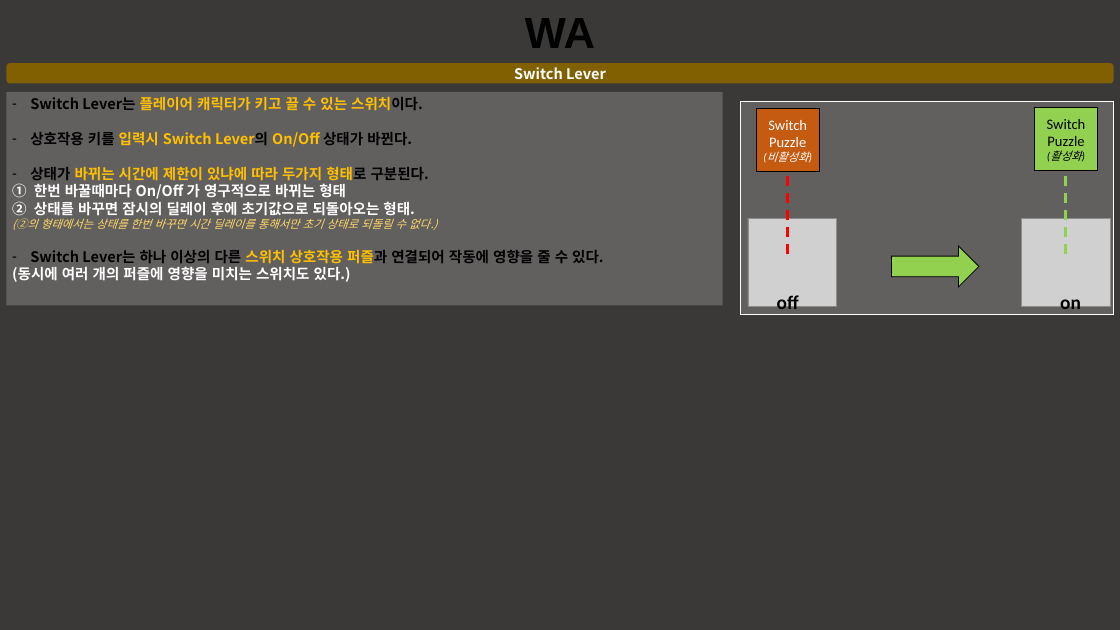
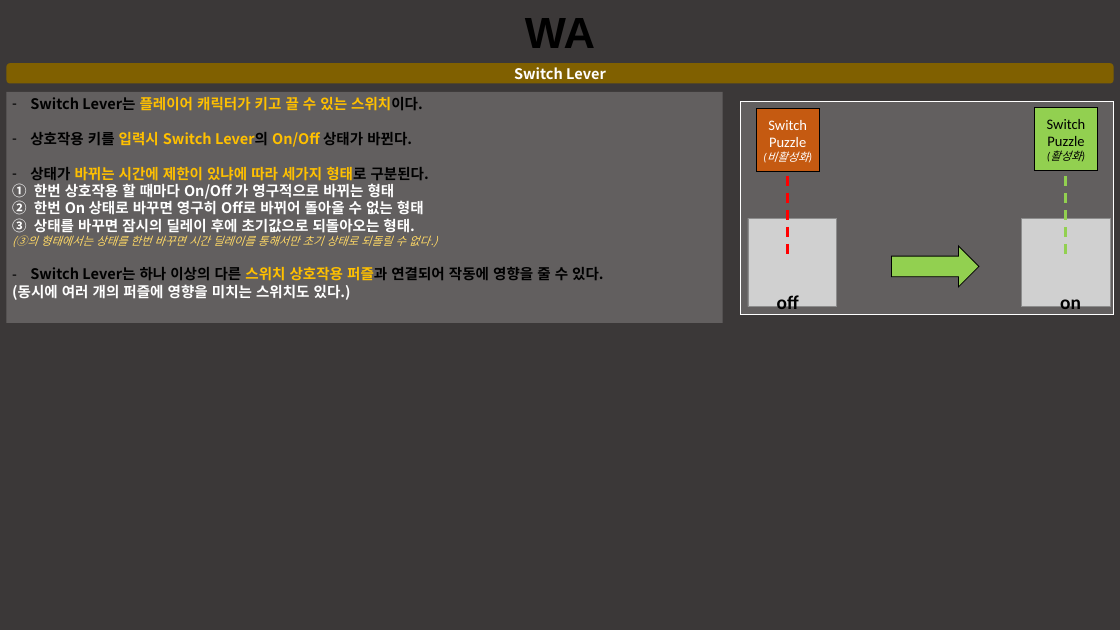
Before and after one commit to taeseongeom/WA, a slide deck: slide 7 of 기획서/신버전/퍼즐 기획.pptx. Drawn at 1120x630 pixels with LibreOffice and Linux fonts; fonts in the diff are those of the drawing; grey boxes stand for pictures. Boxes give left, top, right and bottom in pixels: in the first picture for what was removed or moved away, otherwise in the second. Text is boxed around its words. In the diff, an @@ line names an element or a change of style, - is before the commit and + after.

Commit message:
기획서 수정
- Door 삭제
- 스위치 타입 1개 더 추가 (총 3가지 타입)

- 뱅글뱅글 도는 퍼즐도 만들어줘용~

```diff
--- a/기획서/신버전/퍼즐 기획.pptx
+++ b/기획서/신버전/퍼즐 기획.pptx
@@ rectangle "Switch Lever는 플레이어 캐릭터가 키고 ...": place and size @@
-rectangle "Switch Lever는 플레이어 캐릭터가 키고 ..." at box(6, 92, 723, 305)
+rectangle "Switch Lever는 플레이어 캐릭터가 키고 ..." at box(6, 92, 723, 323)
@@ text in rectangle at box(30, 166, 429, 215): text changed @@
-– 상태가 바뀌는 시간에 제한이 있냐에 따라 두가지 형태로 구분된다.
-1. 한번 바꿀때마다 On/Off 가 영구적으로 바뀌는 형태
+– 상태가 바뀌는 시간에 제한이 있냐에 따라 세가지 형태로 구분된다.
+1. 한번 상호작용 할 때마다 On/Off 가 영구적으로 바뀌는 형태
+2. 한번 On 상태로 바꾸면 영구히 Off로 바뀌어 돌아올 수 없는 형태
@@ text in rectangle at box(12, 235, 437, 247): text changed @@
-(②의 형태에서는 상태를 한번 바꾸면 시간 딜레이를 통해서만 초기 상태로 되돌릴 수 없다.)
+(③의 형태에서는 상태를 한번 바꾸면 시간 딜레이를 통해서만 초기 상태로 되돌릴 수 없다.)
```
Also in this commit, not shown: 2 other slides changed, 1 slide removed, 3 other files.
